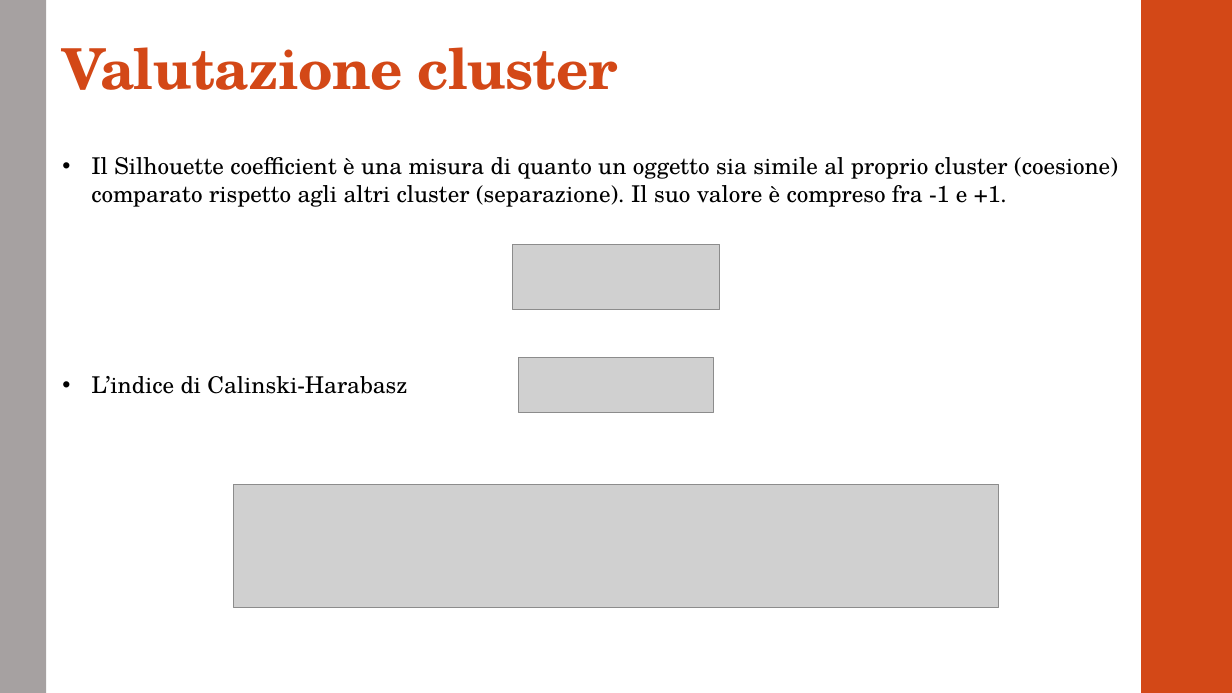
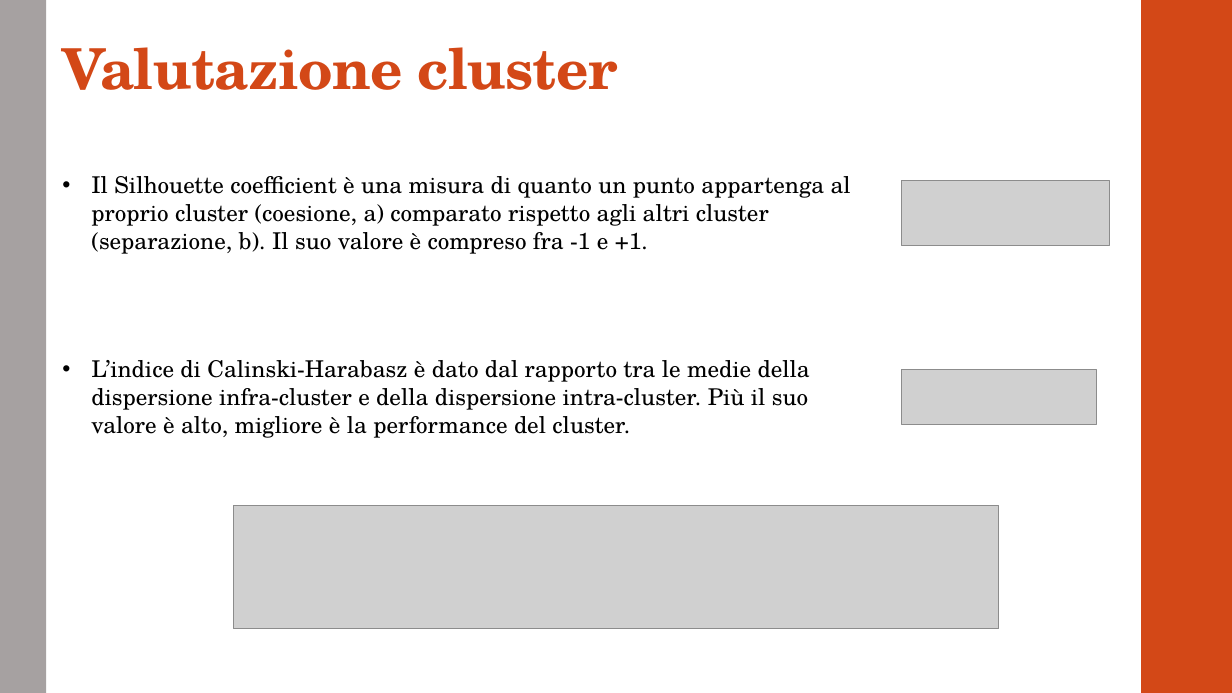
Before and after one commit to GiadaV/PROGETTO-PYTHON, a slide deck: slide 20 of presentazione.pptx (slide 18 before the commit). Drawn at 1232x693 pixels with LibreOffice and Linux fonts; fonts in the diff are those of the drawing; grey boxes stand for pictures. Boxes give left, top, right and bottom in pixels: in the first picture for what was removed or moved away, otherwise in the second. Text is boxed around its words. In the diff, an @@ line names an element or a change of style, - is before the commit and + after.

```diff
--- a/presentazione.pptx
+++ b/presentazione.pptx
@@ text at (x1=91, y1=176, x2=851, y2=254): text changed @@
-• Il Silhouette coefficient è una misura di quanto un oggetto sia simile al proprio cluster (coesione) comparato rispetto agli altri cluster (separazione). Il suo valore è compreso fra -1 e +1.
+• Il Silhouette coefficient è una misura di quanto un punto appartenga al proprio cluster (coesione, a) comparato rispetto agli altri cluster (separazione, b). Il suo valore è compreso fra -1 e +1.
@@ picture moved from (x1=512, y1=244, x2=720, y2=310) to (x1=901, y1=180, x2=1109, y2=246) @@
@@ text at (x1=91, y1=360, x2=810, y2=438): text changed @@
-• L’indice di Calinski-Harabasz
+• L’indice di Calinski-Harabasz è dato dal rapporto tra le medie della dispersione infra-cluster e della dispersione intra-cluster. Più il suo valore è alto, migliore è la performance del cluster.
@@ picture moved from (x1=518, y1=358, x2=714, y2=412) to (x1=901, y1=370, x2=1096, y2=424) @@
@@ picture moved from (x1=233, y1=484, x2=999, y2=608) to (x1=233, y1=506, x2=999, y2=629) @@
```
Also in this commit, not shown: 3 other slides changed, 2 slides added.
